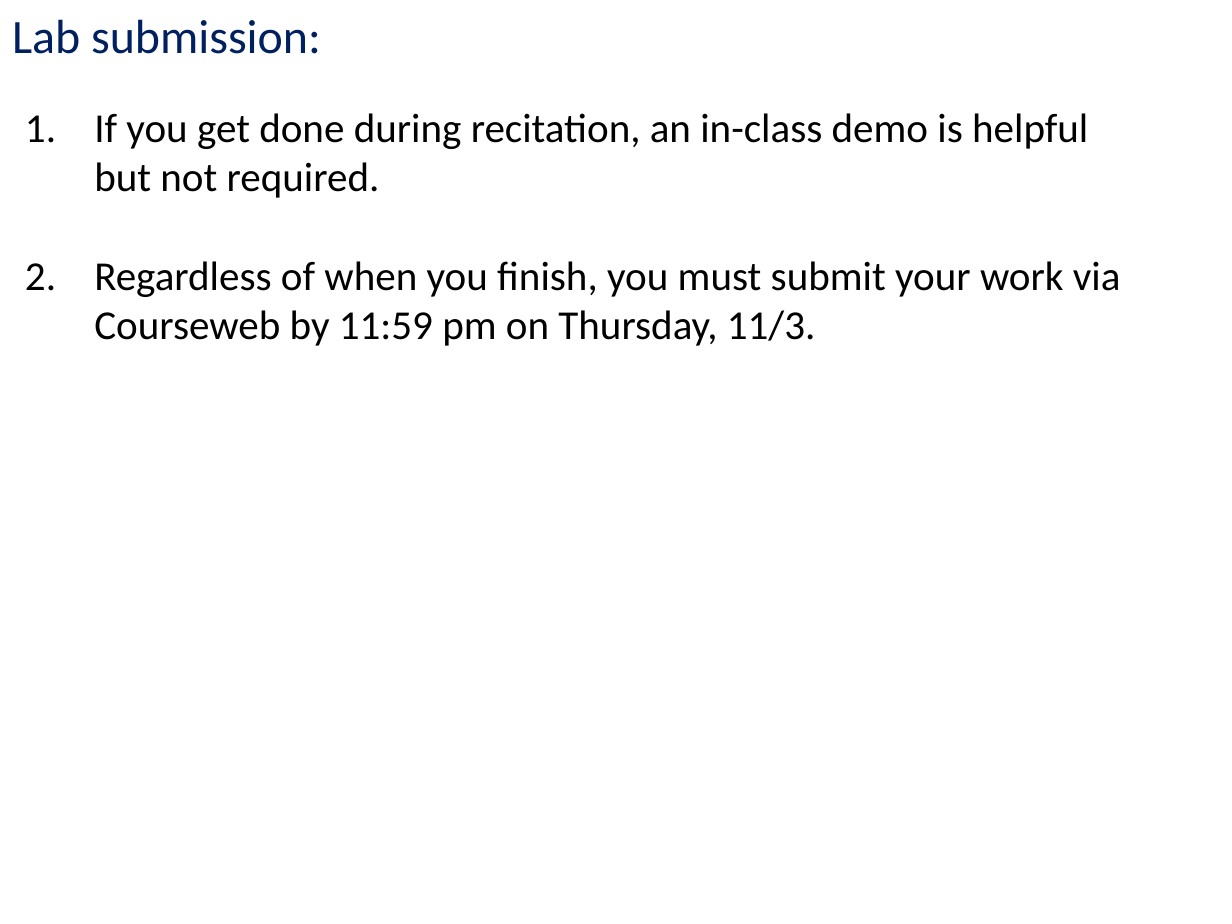
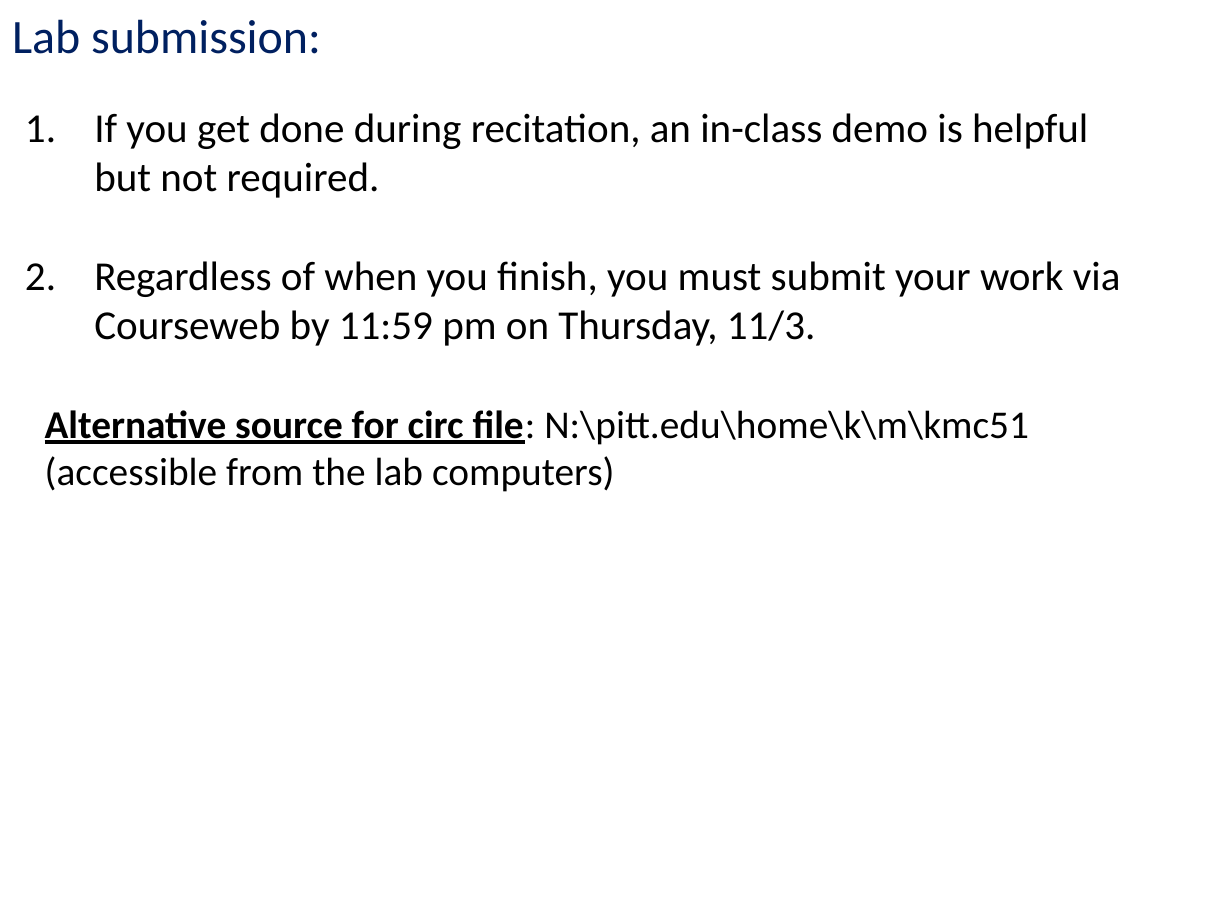
Before and after one commit to kc13/CS447_2016, a slide deck: slide 5 of cs447_lab8_Oct28.pptx. Drawn at 1232x924 pixels with LibreOffice and Linux fonts; fonts in the diff are those of the drawing. Boxes give left, top, right and bottom in pixels: in the first picture for what was removed or moved away, otherwise in the second. Text is boxed around its words. In the diff, an @@ line names an element or a change of style, - is before the commit and + after.

Commit message:
updated slides to indicate .circ file location on lab computers

```diff
--- a/cs447_lab8_Oct28.pptx
+++ b/cs447_lab8_Oct28.pptx
@@ text added at box(45, 410, 1029, 492), 23 pt, text #000000 @@
+Alternative source for circ file: N:\pitt.edu\home\k\m\kmc51
+(accessible from the lab computers)
```
